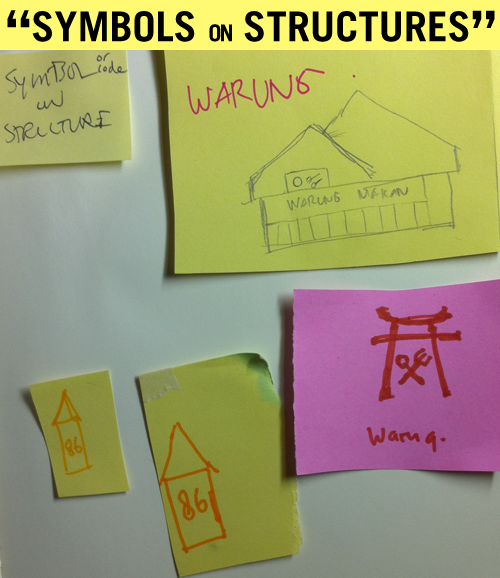
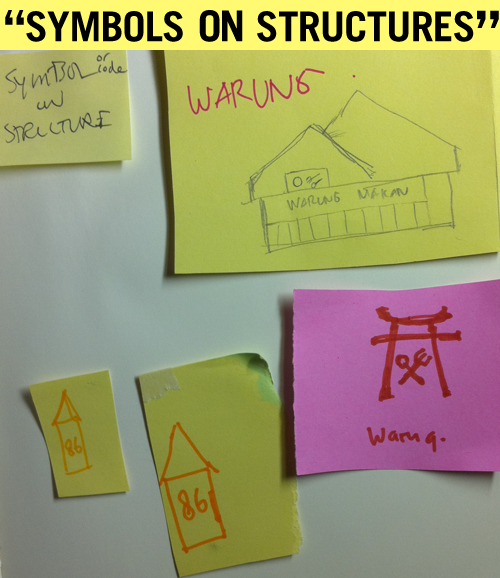
Before/after of a 500×578 layered artwork. What changed in the layer stack:
painted on "“symbols on structures”" over [5, 10, 499, 42]
